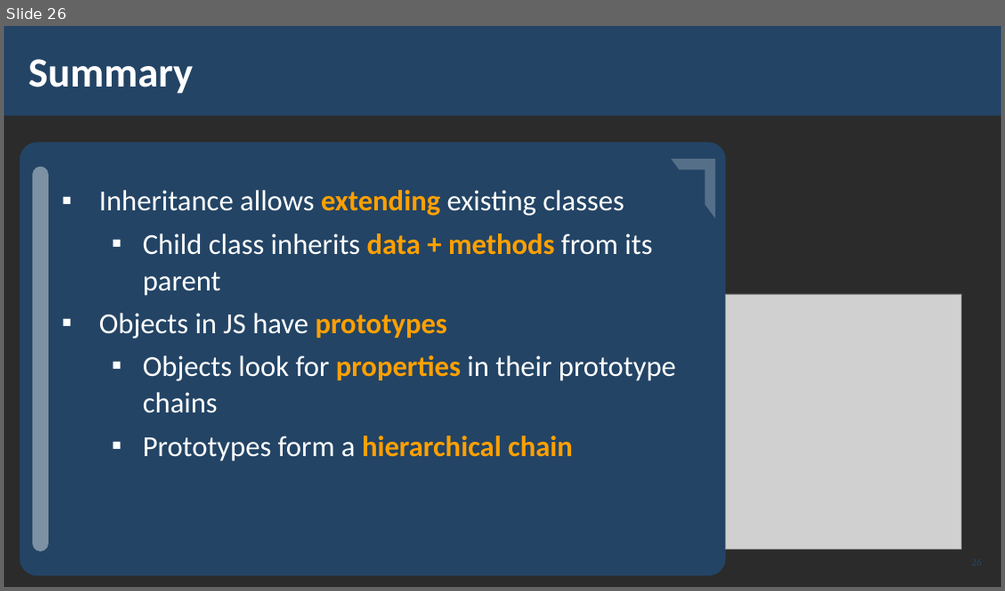
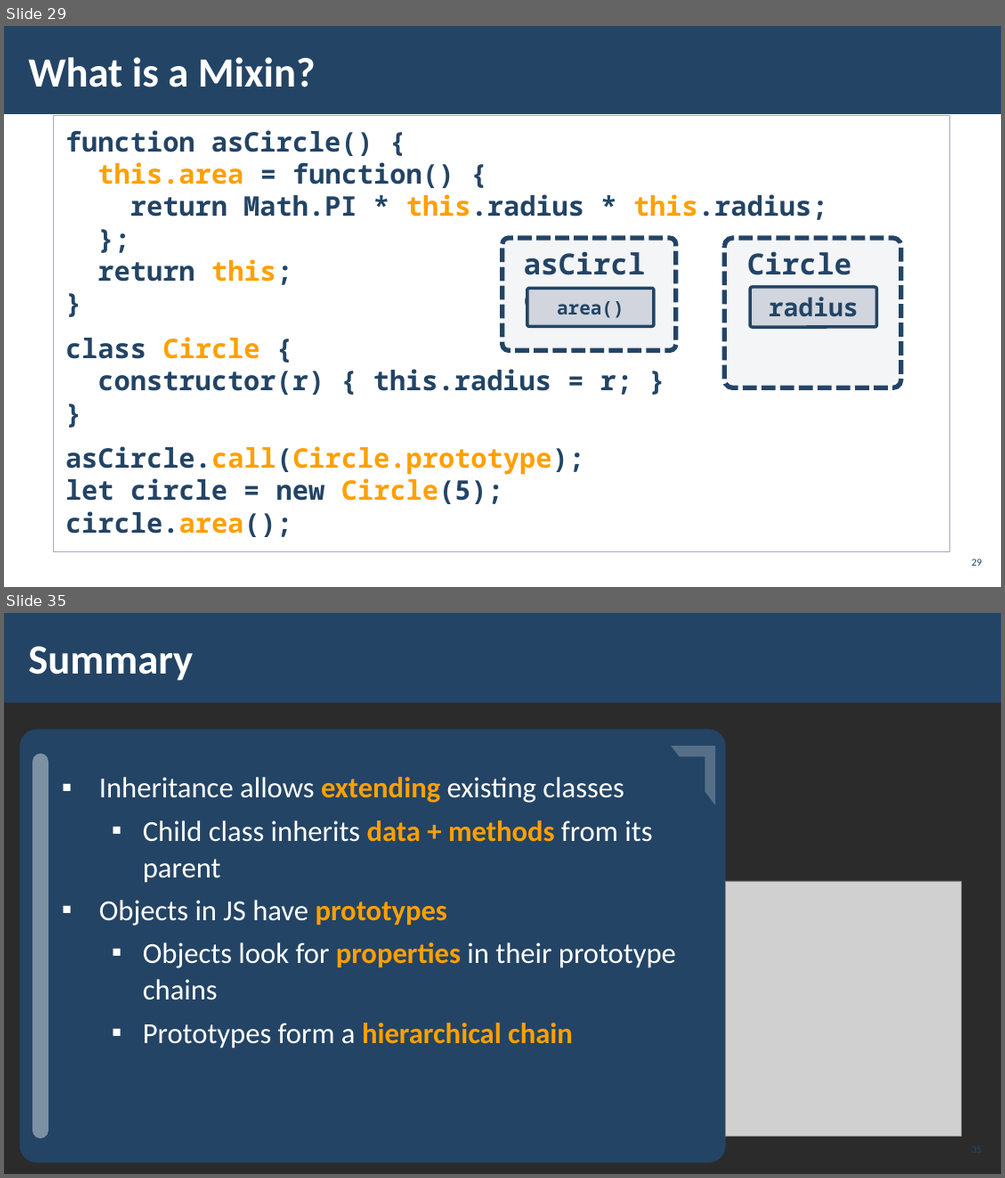
Before and after one commit to pirocorp/JS-Advanced, a slide deck: 06. PROTOTYPES AND INHERITANCE/06. JS-Advanced-Prototypes-and-Inheritance.pptx. Shown one above the other, each under a label of ours: slide 26 before the commit, slides 29 and 35 after it; the slides between them are not shown. The pictures are 1005x591 and 1005x1178 pixels, drawn with LibreOffice and Linux fonts; fonts in the diff are those of the drawing; grey boxes stand for pictures; background and template pictures are left out; a plain dark background stands for a picture behind light text. Boxes give left, top, right and bottom in pixels: in the first picture for what was removed or moved away, otherwise in the second. Text is boxed around its words. In the diff, an @@ line names an element or a change of style, - is before the commit and + after.

Commit message:
06. JS-Advanced-Prototypes-and-Inheritance added more slides

```diff
--- a/06. PROTOTYPES AND INHERITANCE/06. JS-Advanced-Prototypes-and-Inheritance.pptx
+++ b/06. PROTOTYPES AND INHERITANCE/06. JS-Advanced-Prototypes-and-Inheritance.pptx
@@ slide 29 added at [4, 26, 1001, 587], background picture (left out) @@
@@ rectangle added at [4, 26, 1001, 114], fill #234465 @@
@@ title added at [28, 57, 316, 87], 40 pt, text #FFFFFF, bold @@
+What is a Mixin?
@@ rectangle added at [53, 116, 949, 552], outline #A3ABBC 1 pt, 26 pt, text #234465, bold @@
+  function asCircle() {
+  this.area = function() {
+  return Math.PI * this.radius * this.radius;
+  };
+  return this;
+  }
+  class Circle {
+  constructor(r) { this.radius = r; }
+  }
+  asCircle.call(Circle.prototype);
+  let circle = new Circle(5);
+  circle.area();
@@ rounded rectangle added at [502, 238, 676, 350], fill #F4F5F7, outline #234465 4.5 pt dashed @@
@@ rounded rectangle added at [725, 238, 901, 387], fill #F4F5F7, outline #234465 4.5 pt dashed @@
@@ text added at [517, 242, 664, 285], 28 pt, text #234465, bold @@
+asCircle
@@ rectangle added at [740, 242, 877, 285], fill #F4F5F7, 28 pt, text #234465, bold @@
+Circle
@@ rounded rectangle added at [527, 288, 654, 326], fill #D1D5DD, outline #234465 3 pt, 18 pt, text #234465, bold @@
+area()
@@ rounded rectangle added at [751, 287, 877, 328], fill #D1D5DD, outline #234465 3 pt, 24 pt, text #234465, bold @@
+radius
@@ page number added at [971, 558, 982, 565], 10 pt, text #234465 @@
+29
@@ what was slide 26 is now slide 35 @@
```
Also in this commit, not shown: 8 other slides added.
